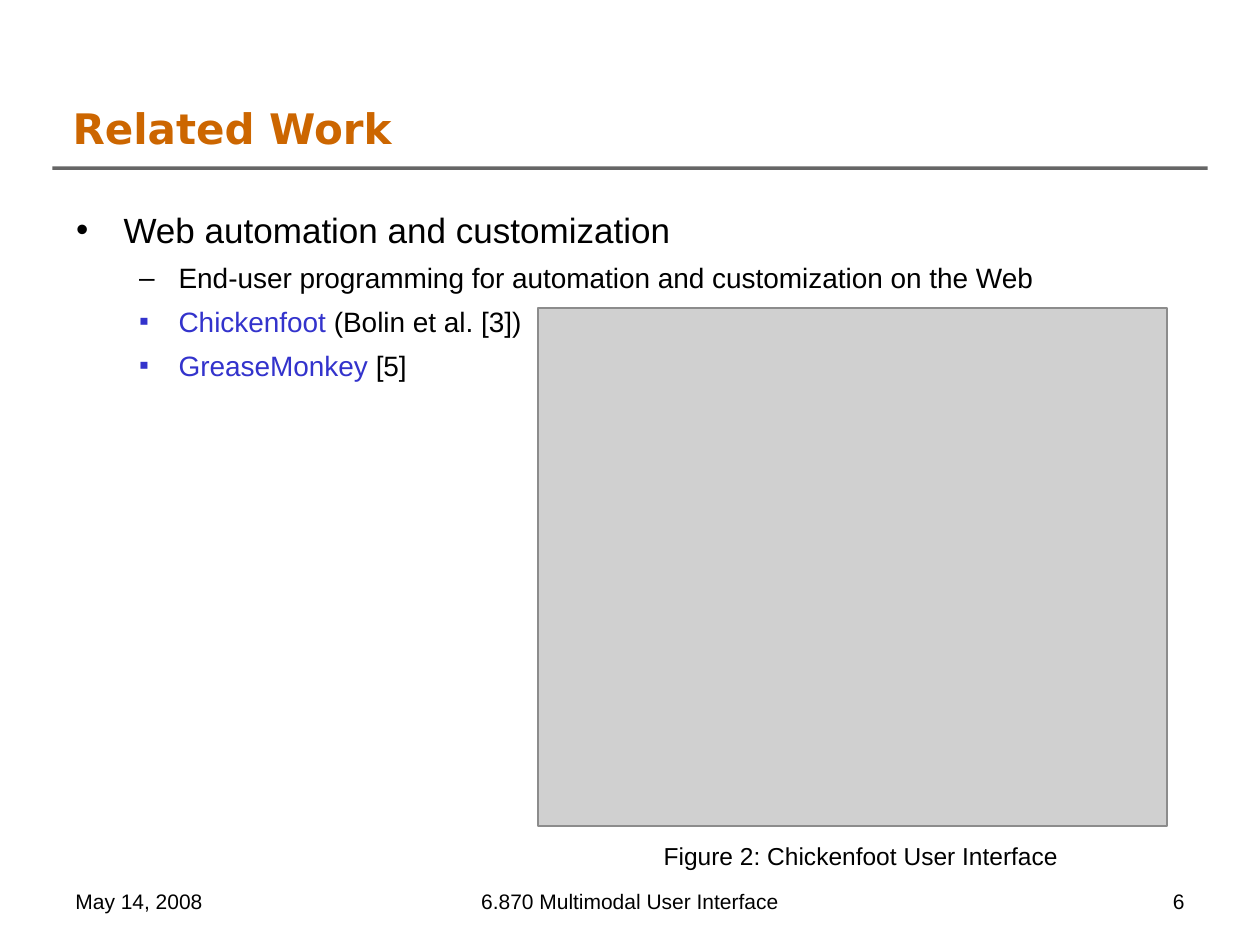
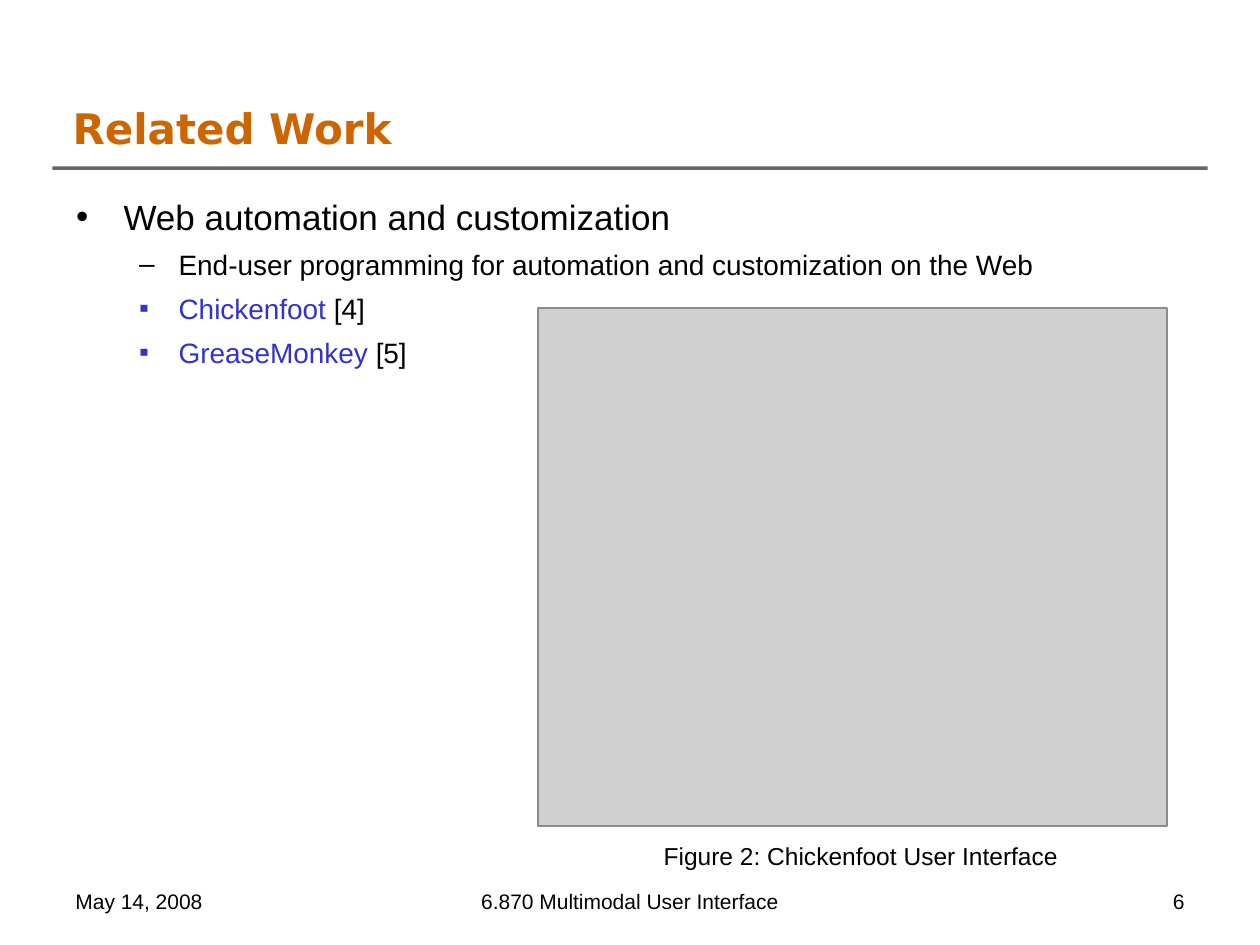
Before and after one commit to oshanis/webnnel, a slide deck: slide 6 of docs/6.870 Final Project Presentation.ppt. Drawn at 1260x945 pixels with LibreOffice and Linux fonts; fonts in the diff are those of the drawing; grey boxes stand for pictures; background and template pictures are left out. Boxes give left, top, right and bottom in pixels: in the first picture for what was removed or moved away, otherwise in the second. Text is boxed around its words. In the diff, an @@ line names an element or a change of style, - is before the commit and + after.

```diff
--- a/docs/6.870 Final Project Presentation.ppt
+++ b/docs/6.870 Final Project Presentation.ppt
@@ text "Web automation and customization": place and size @@
-text "Web automation and customization" at (124,217,1033,381)
+text "Web automation and customization" at (124,204,1033,368)
@@ text at (179,298,365,324): text changed; text colour #000000 to #3333CC @@
-  ▪ Chickenfoot (Bolin et al. [3])
+  ▪ Chickenfoot [4]
```
Also in this commit, not shown: 8 other slides changed, 4 slides added.
